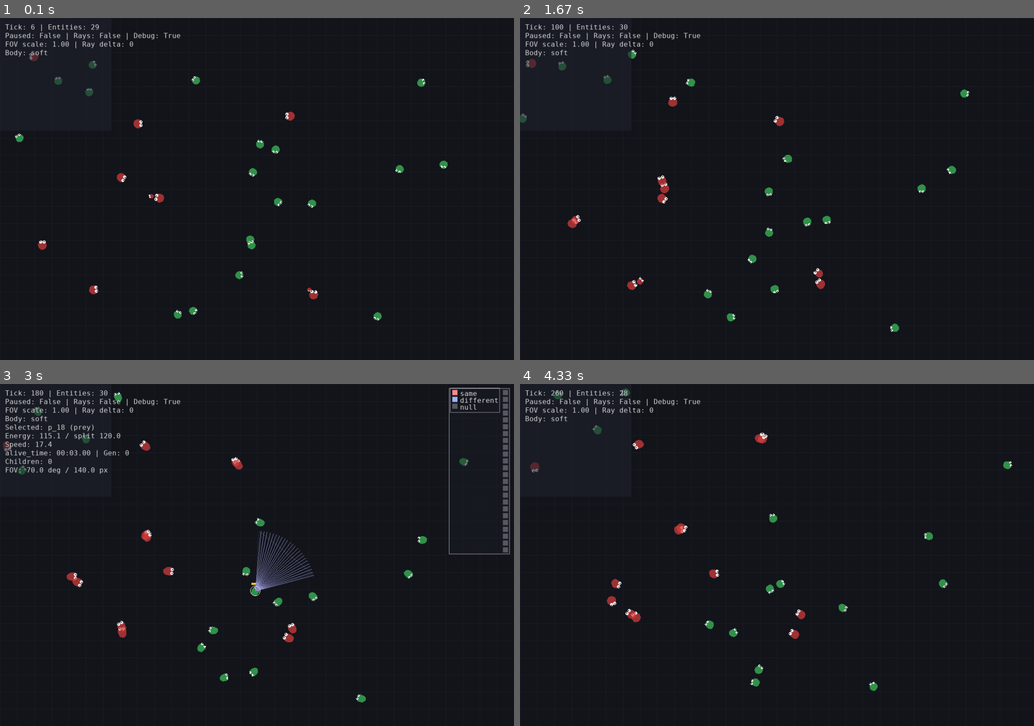
Above: before the commit, frames 1-4 (two rows, left to right).
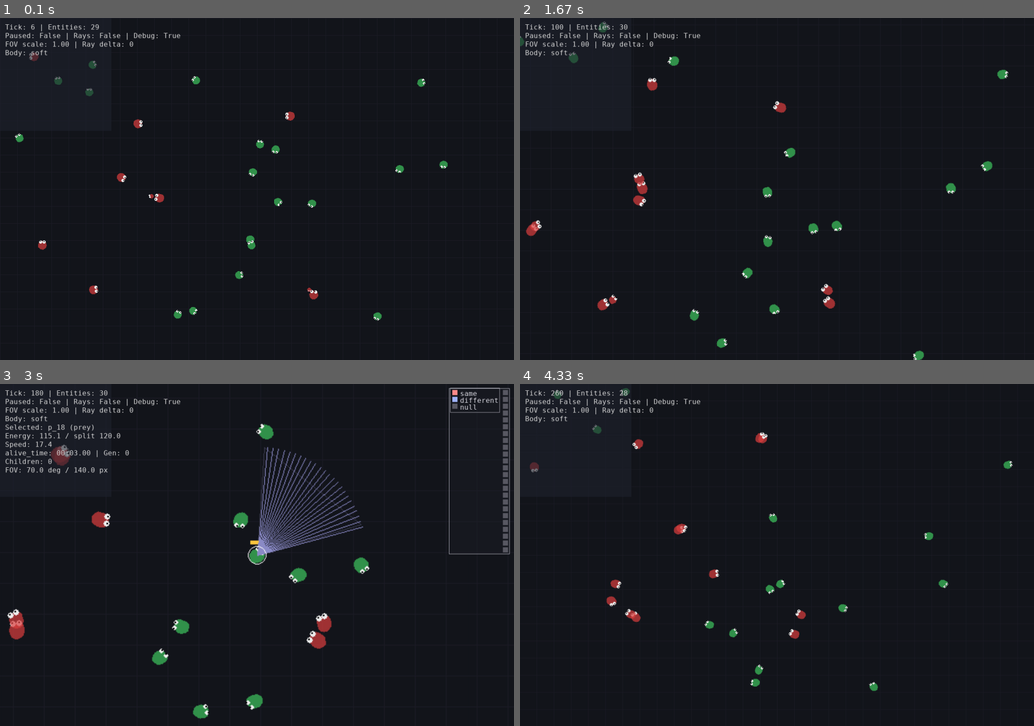
Above: after the commit, the same moments.

Repository: Milin-Chen/EcoMARL-Simulator
Game: pygame game, started from src/app.py
Two runs of this game, one before a commit and one after it. Both use one fixed random seed, a clock stepped at 60 frames per second and the inputs below.
Inputs (mouse positions are in pixels of both pictures, inside the frame that each line leads up to):
- Up to frame 1 (0.1 s): no input
- Up to frame 2 (1.67 s): click (653, 192) at 0.88 s; tap Enter at 1.17 s; click (838, 219) at 1.55 s
- Up to frame 3 (3 s): click (257, 596) at 2.38 s
- Up to frame 4 (4.33 s): click (910, 524) at 3.05 s; click (617, 510) at 3.88 s

The runs differ from the first frame. In frame 1, less than 0.1% of the frame differs, in the area x 3-88%, y 10-89%; in frame 2, 2.4%; in frame 3, 5.3%, in the area x 0-92%, y 2-98%; in frame 4, 0.3%.

Commit message:
json modification,camera adding, soft body adding, counter adding

Diff:
--- a/src/config.py
+++ b/src/config.py
@@ -79,6 +79,10 @@
 PANEL_LINE_H = 20
 PANEL_ALPHA = 150  # 调试面板透明度，避免遮挡空间
 
+# 全局相机跟随与缩放（以选中实体为中心）
+CAMERA_ZOOM_SELECTED = 1.8  # 选中实体时的全局缩放
+CAMERA_LERP = 0.18          # 相机缩放与居中平滑插值系数
+
 # 眼睛参数（双眼）
 EYE_FORWARD_SCALE = 0.7  # 双眼沿运动方向的前移比例（相对半径）
 EYE_SEP_SCALE = 0.42     # 双眼左右分离比例（相对半径）
@@ -122,7 +126,7 @@
 BODY_ALPHA = 180
 
 # 软体形变参数（果冻效果）
-SOFT_BODY_NODES = 24           # 半径网节点数（越多越细腻，注意性能）
+SOFT_BODY_NODES = 18           # 半径网节点数（越多越细腻，注意性能）
 SOFT_BODY_SPRING_K = 12.0      # 弹簧强度（收敛速度）
 SOFT_BODY_DAMPING = 8.0        # 阻尼（抑制震荡）
 SOFT_BODY_HEAD_COMPRESS = 0.5 # 头部压缩强度（随速度放大）
--- a/src/render.py
+++ b/src/render.py
@@ -76,6 +76,9 @@
         # 子代/父代兜底统计（后端未提供实体字段时基于事件推导）
         self._gen_fallback: Dict[str, int] = {}
         self._offspring_fallback: Dict[str, int] = {}
+        # 全局相机状态
+        self._cam_zoom: float = 1.0
+        self._cam_lerp: float = float(getattr(config, "CAMERA_LERP", 0.18))
 
         # 性能与异常监控
         self._last_dt_sec: float = 0.0
@@ -280,6 +283,8 @@
             # 文本起点：色块右侧加偏移，确保不出框
             tx = lg_x + gap + cell + 6
             self.screen.blit(text_img, (tx, row_y - 1))
+
+    # 注：局部放大方法已删除，统一采用全局相机跟随与缩放
 
     def _fmt_age(self, age_seconds: float) -> str:
         # 将秒数格式化为 mm:ss.ss
@@ -692,6 +697,7 @@
                 self.running = False
             elif event.type == pygame.MOUSEBUTTONDOWN and event.button == 1:
                 self._pick_entity(world, pygame.mouse.get_pos())
+                # 选中实体将启用全局相机跟随与缩放
             elif event.type == pygame.KEYDOWN:
                 if event.key == pygame.K_p:
                     self.paused = not self.paused
@@ -738,7 +744,24 @@
                         self._ghost_idx = max(self._ghost_idx - 1, 0)
 
     def draw_world(self, world: WorldState):
-        self._draw_grid()
+        # 在离屏图层绘制世界元素，之后按相机视口缩放/blit到屏幕
+        W, H = config.WINDOW_WIDTH, config.WINDOW_HEIGHT
+        # 使用带透明度的离屏层，避免缩放后产生条纹/形状异常
+        world_layer = pygame.Surface((W, H), pygame.SRCALPHA)
+        try:
+            world_layer = world_layer.convert_alpha()
+        except Exception:
+            pass
+        # 背景与网格绘制到离屏层（不透明背景）
+        world_layer.fill((*config.BG_COLOR, 255))
+        step = 40
+        for x in range(0, W, step):
+            pygame.draw.line(world_layer, (30, 30, 40), (x, 0), (x, H), 1)
+        for y in range(0, H, step):
+            pygame.draw.line(world_layer, (30, 30, 40), (0, y), (W, y), 1)
+        # 暂存屏幕引用，并将渲染目标切到离屏层
+        _real_screen = self.screen
+        self.screen = world_layer
         # 仅移除死亡的捕食者；零能量的猎物仍绘制（原地不动）
         alive = [e for e in world.entities if not (e.type == "hunter" and e.energy <= 0.0)]
 
@@ -799,16 +822,40 @@
                 e.target_id = best_tid
             nearest_map[e.id] = best_vec
 
-        # 实体
+        # 实体（绘制到离屏层）
         for e in alive:
             gaze = nearest_map.get(e.id, (math.cos(e.angle), math.sin(e.angle), e.fov_range))
             self._draw_entity(e, (gaze[0], gaze[1]), gaze[2])
-        # 选中实体的传感器条
+
+        # 恢复屏幕引用
+        self.screen = _real_screen
+
+        # 相机缩放与居中（以选中实体为中心）
+        target_scale = 1.0
+        sx = W // 2
+        sy = H // 2
+        if self.selected_id:
+            target_scale = float(getattr(config, "CAMERA_ZOOM_SELECTED", 1.8))
+            sel = next((e for e in alive if e.id == self.selected_id), None)
+            if sel:
+                sx, sy, _ = self._smooth.get(sel.id, (sel.x, sel.y, sel.angle))
+        # 平滑缩放
+        self._cam_zoom += (target_scale - self._cam_zoom) * self._cam_lerp
+        self._cam_zoom = clamp(self._cam_zoom, 1.0, 3.0)
+        view_w = int(W / max(0.001, self._cam_zoom))
+        view_h = int(H / max(0.001, self._cam_zoom))
+        left = int(clamp(sx - view_w // 2, 0, W - view_w))
+        top = int(clamp(sy - view_h // 2, 0, H - view_h))
+        view = pygame.Rect(left, top, view_w, view_h)
+        sub = world_layer.subsurface(view).copy()
+        scaled = pygame.transform.smoothscale(sub, (W, H))
+        self.screen.blit(scaled, (0, 0))
+
+        # 选中实体的传感器条与调试面板（叠加在相机后的屏幕上，不参与缩放）
         if self.selected_id:
             sel = next((x for x in alive if x.id == self.selected_id), None)
             if sel:
                 self._draw_sensor_strip(sel)
-        # 调试面板
         self._draw_debug_panel(world)
 
         # 叠加外部动作帧复现（在所有元素之上绘制）
Not shown, changed: README.md
